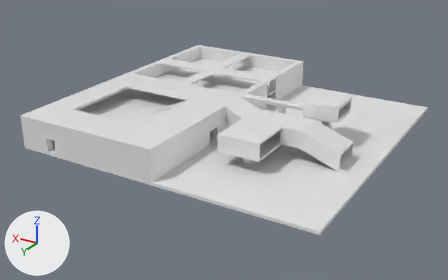
The Blender file Assets/BlenderAndFBX/SimpleLevel.blend as it was, and as the next commit left it.
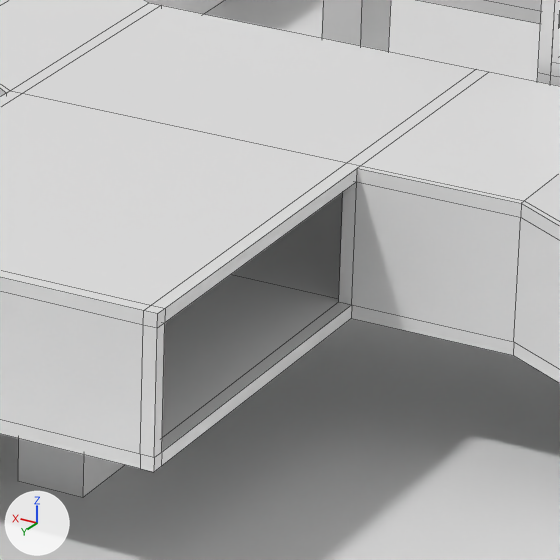
Old and new are each drawn whole from a camera (50 mm lens) standing at (-192.2, 342.9, 158.3) and looking at (5.3, 13.6, -6.4) and again close up on the part from 54% to 68% of the width and 39% to 61% of the height. Arrows for +X, +Y and +Z are at lower left; the lights stay in place. The close-ups show mesh edges as thin lines.

The older version as bpy lines, for what is in view:
```python
me_cube = bpy.data.meshes.new('Cube')
me_cube.from_pydata(...)  # 590 vertices, 657 faces, 1 loose edge; spans x -100.0..100.0, y -100.0..100.0, z -1.0..30.0
me_cube.materials.append(mat_material)  # white #e7e7e7
ob_structure = bpy.data.objects.new('Structure', me_cube)
ob_structure.location = (0.0, 0.0, 0.0)
```
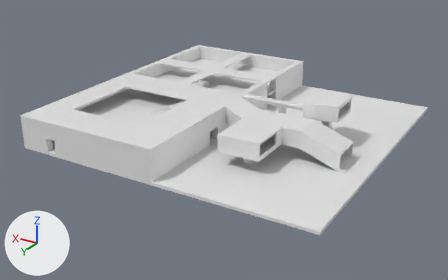
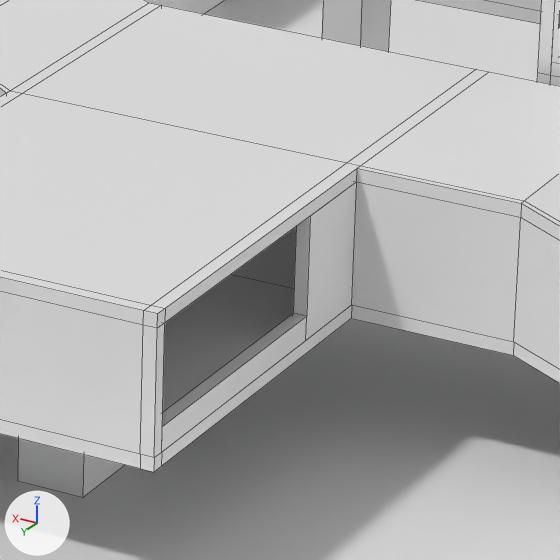
Commit message: added simple level

Boxes [x1, y1, x2, y2] around the edits, measured in the close-ups (560 x 560 px):
```json
{"part": 1, "of": "me_cube", "change": "built on", "before": [339, 182, 357, 305], "after": [162, 182, 357, 451]}
```

The change, as JSON lines over the scene's bpy script:
```json
{"block": "me_cube", "where": "# used by ob_structure; location = (0.0, 0.0, 0.0)"}
{"op": "remove", "block": "me_cube", "code": "me_cube.from_pydata(...)  # 590 vertices, 657 faces, 1 loose edge; spans x -100.0..100.0, y -100.0..100.0, z -1.0..30.0"}
{"op": "add", "block": "me_cube", "code": "me_cube.from_pydata(...)  # 600 vertices, 666 faces, 1 loose edge; spans x -100.0..100.0, y -100.0..100.0, z -1.0..30.0"}
{"block": "me_cube", "change": "me_cube part 1"}
{"block": "me_cube", "change": "1 face is deleted"}
{"block": "me_cube", "change": "10 vertices are added at x -47.0..-46.0, y 41.0..62.0, z 11.0..20.0"}
{"block": "me_cube", "change": "10 new faces join them"}
```
